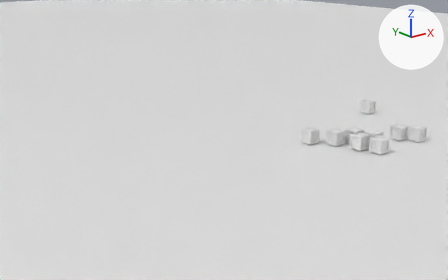
What one commit did to the Blender file blender/track_2_ai.blend.
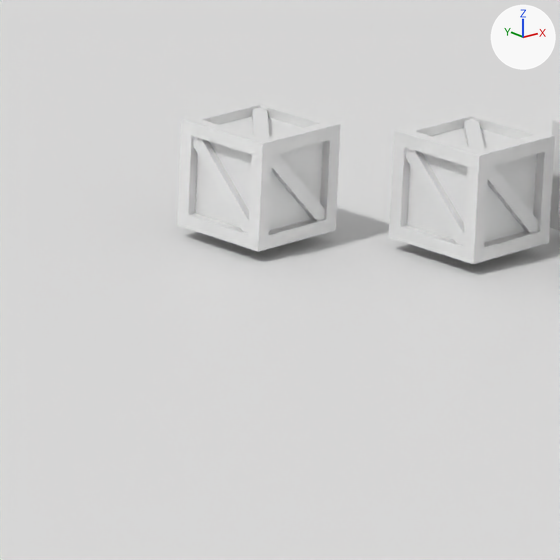
The first picture shows the older version from a 50 mm camera at (-130.7, -155.4, 28.6) aimed at (-77.2, -88.4, 1.8). The close-ups show both versions on the part from 62% to 77% of the width and 41% to 65% of the height of that picture; other places that the commit changed are outside them. The axes (+X, +Y, +Z) are drawn at upper right. The lights are the same throughout.

In view in the first close-up: 'crate.006', 'crate.007', 'crate.008', 'ground'.
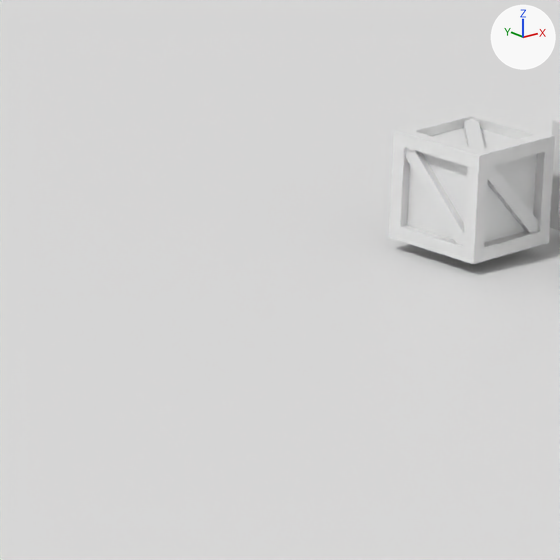
Diff of the bpy script that builds the scene:
```diff
--- a/blender/track_2_ai.blend.py
+++ b/blender/track_2_ai.blend.py
@@ ob_crate_008 @@
-ob_crate_008 = bpy.data.objects.new('crate.008', None)
-ob_crate_008.parent = ob_empty
-ob_crate_008.location = (-3.413, 6.648, 1.226)
-ob_crate_008.instance_type = 'COLLECTION'
-ob_crate_008.instance_collection = col_crate
```

Location of each change, [x1, y1, x2, y2] in pixels of the close-ups (560 x 560 px):
'crate.008', deleted: before [178, 100, 341, 252]
